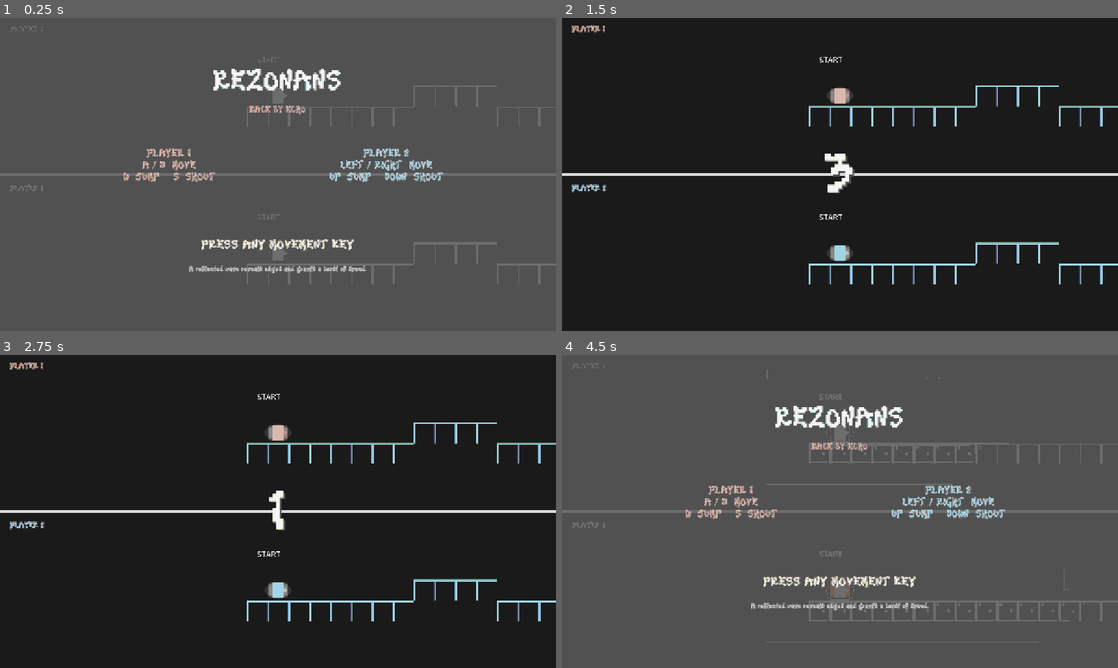
Above: before the commit, frames 1-4 (two rows, left to right).
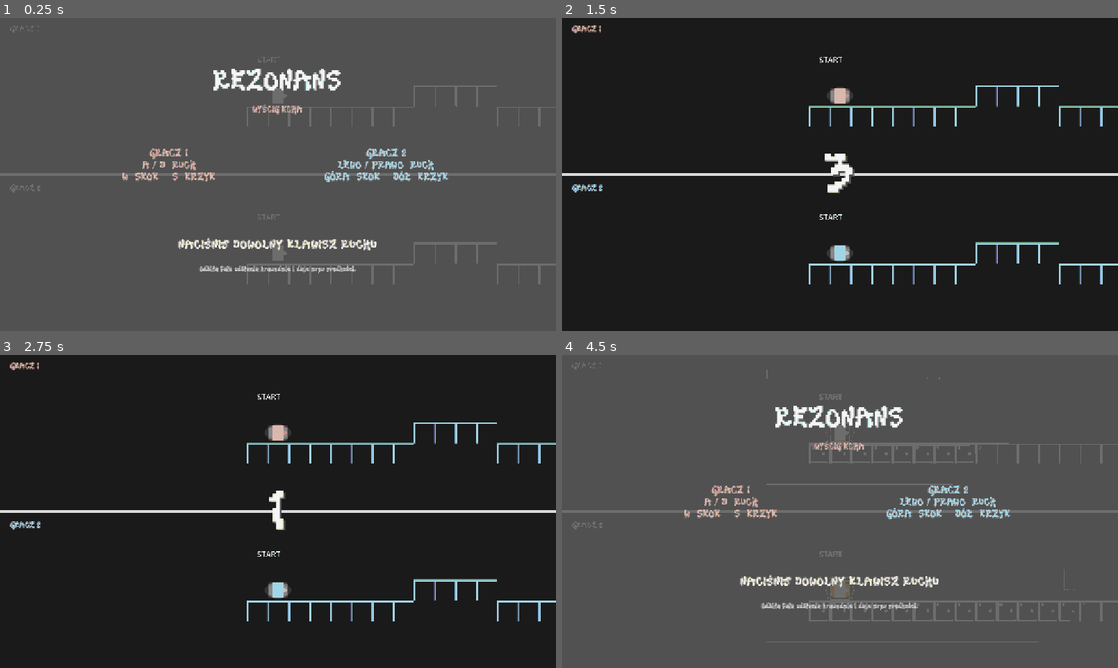
Above: after the commit, the same moments.

Repository: ketr4x/Haven
Game: Godot game, scene res://scenes/game/race.tscn
Two runs of this game, one before a commit and one after it. Both use one fixed random seed, a clock stepped at 60 frames per second and the inputs below.
Inputs:
- Up to frame 1 (0.25 s): no input
- Up to frame 2 (1.5 s): tap Enter at 0.5 s; hold N (new_seed) 0.53-1.28 s; hold D (p1_right) from 0.53 s (still down); tap W (p1_jump) at 0.77 s; tap R (restart) at 1.25 s; tap S (p1_shout) at 1.35 s
- Up to frame 3 (2.75 s): tap W (p1_jump) at 1.52 s; tap R (restart) at 2 s; release D (p1_right) at 2.03 s; hold A (p1_left) from 2.03 s (still down); hold Left (p2_left) from 2.03 s (still down)
- Up to frame 4 (4.5 s): release A (p1_left) at 2.78 s; release Left (p2_left) at 2.78 s; hold D (p1_right) 2.78-4.28 s; tap Right (p2_right) at 2.85 s; tap W (p1_jump) at 3.02, 3.77 s; tap R (restart) at 3.5 s; hold Down (p2_shout) 3.53-4.28 s; hold A (p1_left) from 4.28 s (still down); tap N (new_seed) at 4.35 s

The runs differ from the first frame. In frame 1, 3.0% of the frame differs, in the area x 1-81%, y 2-82%; in frame 2, 0.2%; in frame 3, 0.2%; in frame 4, 3.0%.

Commit message:
Translate race UI into Polish

Diff:
--- a/scenes/game/race.tscn
+++ b/scenes/game/race.tscn
@@ -99,7 +99,7 @@
 theme_override_colors/font_color = Color(0.74902, 0.411765, 0.47451, 1)
 theme_override_fonts/font = ExtResource("3_font")
 theme_override_font_sizes/font_size = 18
-text = "PLAYER 1"
+text = "GRACZ 1"
 
 [node name="PlayerTwoLabel" type="Label" parent="GlobalUi"]
 offset_left = 24.0
@@ -109,7 +109,7 @@
 theme_override_colors/font_color = Color(0.509804, 0.709804, 0.85098, 1)
 theme_override_fonts/font = ExtResource("3_font")
 theme_override_font_sizes/font_size = 18
-text = "PLAYER 2"
+text = "GRACZ 2"
 
 [node name="Seed" type="Label" parent="GlobalUi"]
 offset_left = 700.0
@@ -176,7 +176,7 @@
 theme_override_colors/font_color = Color(0.74902, 0.411765, 0.47451, 1)
 theme_override_fonts/font = ExtResource("3_font")
 theme_override_font_sizes/font_size = 20
-text = "RACE BY ECHO"
+text = "WYŚCIG ECHA"
 horizontal_alignment = 1
 
 [node name="PlayerOneControls" type="Label" parent="GlobalUi/TitlePanel"]
@@ -188,7 +188,7 @@
 theme_override_colors/font_color = Color(0.74902, 0.411765, 0.47451, 1)
 theme_override_fonts/font = ExtResource("3_font")
 theme_override_font_sizes/font_size = 24
-text = "PLAYER 1\nA / D  MOVE\nW  JUMP    S  SHOUT"
+text = "GRACZ 1\nA / D  RUCH\nW  SKOK    S  KRZYK"
 horizontal_alignment = 1
 
 [node name="PlayerTwoControls" type="Label" parent="GlobalUi/TitlePanel"]
@@ -200,7 +200,7 @@
 theme_override_colors/font_color = Color(0.509804, 0.709804, 0.85098, 1)
 theme_override_fonts/font = ExtResource("3_font")
 theme_override_font_sizes/font_size = 24
-text = "PLAYER 2\nLEFT / RIGHT  MOVE\nUP  JUMP    DOWN  SHOUT"
+text = "GRACZ 2\nLEWO / PRAWO  RUCH\nGÓRA  SKOK    DÓŁ  KRZYK"
 horizontal_alignment = 1
 
 [node name="Prompt" type="Label" parent="GlobalUi/TitlePanel"]
@@ -212,7 +212,7 @@
 theme_override_colors/font_color = Color(0.941176, 0.921569, 0.752941, 1)
 theme_override_fonts/font = ExtResource("3_font")
 theme_override_font_sizes/font_size = 30
-text = "PRESS ANY MOVEMENT KEY"
+text = "NACIŚNIJ DOWOLNY KLAWISZ RUCHU"
 horizontal_alignment = 1
 
 [node name="Hint" type="Label" parent="GlobalUi/TitlePanel"]
@@ -224,7 +224,7 @@
 theme_override_colors/font_color = Color(0.635294, 0.635294, 0.635294, 1)
 theme_override_fonts/font = ExtResource("3_font")
 theme_override_font_sizes/font_size = 16
-text = "A reflected wave reveals edges and grants a burst of speed."
+text = "Odbita fala odsłania krawędzie i daje zryw prędkości."
 horizontal_alignment = 1
 
 [node name="PausePanel" type="Control" parent="GlobalUi"]
@@ -255,7 +255,7 @@
 theme_override_colors/font_color = Color(0.941176, 0.921569, 0.752941, 1)
 theme_override_fonts/font = ExtResource("3_font")
 theme_override_font_sizes/font_size = 56
-text = "PAUSED"
+text = "PAUZA"
 horizontal_alignment = 1
 
 [node name="Hint" type="Label" parent="GlobalUi/PausePanel"]
@@ -267,7 +267,7 @@
 theme_override_colors/font_color = Color(0.760784, 0.94902, 0.94902, 1)
 theme_override_fonts/font = ExtResource("3_font")
 theme_override_font_sizes/font_size = 20
-text = "ESC TO RESUME"
+text = "ESC  WRÓĆ DO GRY"
 horizontal_alignment = 1
 
 [node name="ResultPanel" type="Control" parent="GlobalUi"]
@@ -309,7 +309,7 @@
 theme_override_colors/font_color = Color(0.760784, 0.94902, 0.94902, 1)
 theme_override_fonts/font = ExtResource("3_font")
 theme_override_font_sizes/font_size = 20
-text = "CATCH YOUR BOUNCED WAVE FOR A BOOST"
+text = "ZŁAP ODBITĄ FALĘ, ABY PRZYSPIESZYĆ"
 horizontal_alignment = 1
 
 [node name="Actions" type="Label" parent="GlobalUi/ResultPanel"]
@@ -321,7 +321,7 @@
 theme_override_colors/font_color = Color(0.74902, 0.411765, 0.47451, 1)
 theme_override_fonts/font = ExtResource("3_font")
 theme_override_font_sizes/font_size = 28
-text = "R  REMATCH        N  NEW COURSE"
+text = "R  REWANŻ        N  NOWA TRASA"
 horizontal_alignment = 1
 
 [node name="Luap40PostProcess" parent="." instance=ExtResource("4_palette_post_process")]
--- a/scenes/levels/chunks/chunk_finish.tscn
+++ b/scenes/levels/chunks/chunk_finish.tscn
@@ -32,4 +32,4 @@
 position = Vector2(216, -192)
 theme_override_colors/font_color = Color(0.901961, 0.8, 0.631373, 1)
 theme_override_font_sizes/font_size = 20
-text = "FINISH"
+text = "META"
--- a/scripts/game/race.gd
+++ b/scripts/game/race.gd
@@ -122,5 +122,5 @@
 	if _race_state != RaceState.RACING:
 		return
 
-	_winner_label.text = "PLAYER %d WINS" % player_number
+	_winner_label.text = "WYGRYWA GRACZ %d" % player_number
 	_set_race_state(RaceState.FINISHED)
--- a/tests/race_shell_check.gd
+++ b/tests/race_shell_check.gd
@@ -50,7 +50,7 @@
 	finish_area._on_body_entered(player_one)
 	var winner_label := race.get_node("GlobalUi/ResultPanel/Winner") as Label
 	assert((race.get_node("GlobalUi/ResultPanel") as Control).visible)
-	assert(winner_label.text == "PLAYER 1 WINS")
+	assert(winner_label.text == "WYGRYWA GRACZ 1")
 	assert(not player_one.is_physics_processing())
 	print("Race shell and start flow check passed.")
 	quit()
